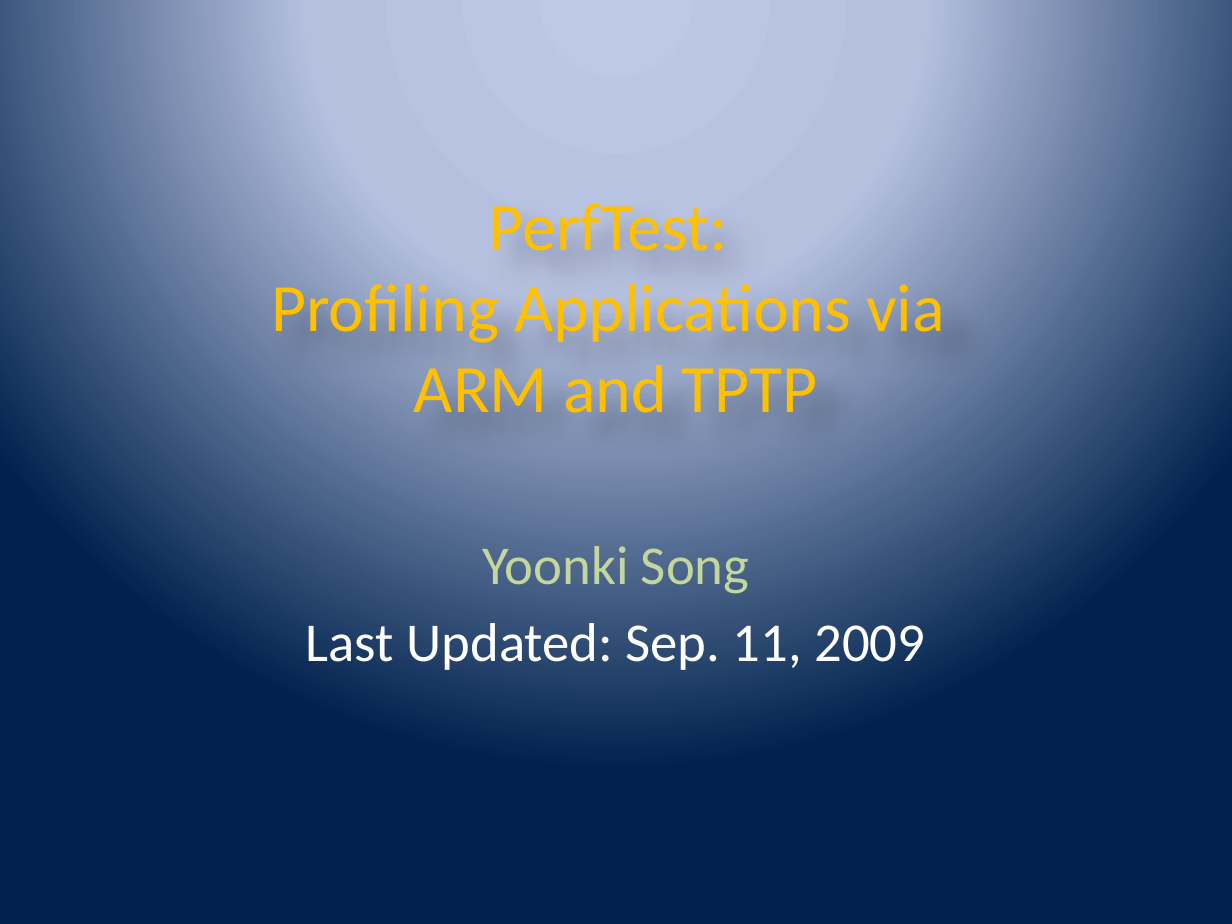
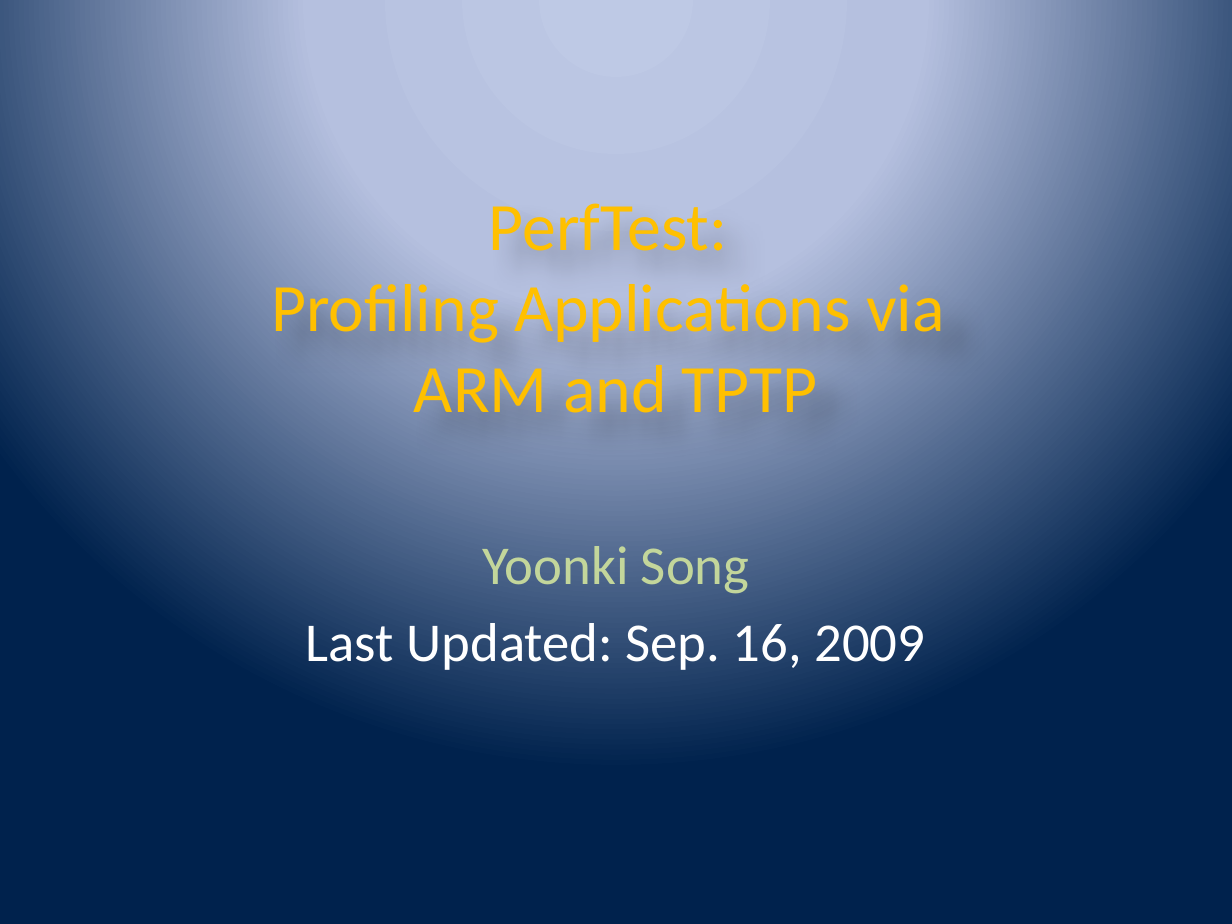
Before and after one commit to wsgan001/asegrp, a slide deck: slide 1 of papers/DRCPA/docs/PerfTest - Profiling.pptx. Drawn at 1232x924 pixels with LibreOffice and Linux fonts; fonts in the diff are those of the drawing. Boxes give left, top, right and bottom in pixels: in the first picture for what was removed or moved away, otherwise in the second. Text is boxed around its words. In the diff, an @@ line names an element or a change of style, - is before the commit and + after.

```diff
--- a/papers/DRCPA/docs/PerfTest - Profiling.pptx
+++ b/papers/DRCPA/docs/PerfTest - Profiling.pptx
@@ subtitle at (x1=306, y1=623, x2=925, y2=670): text changed @@
-Last Updated: Sep. 11, 2009
+Last Updated: Sep. 16, 2009
```
Also in this commit, not shown: 3 other slides changed, 5 slides added, 2 slides removed.
